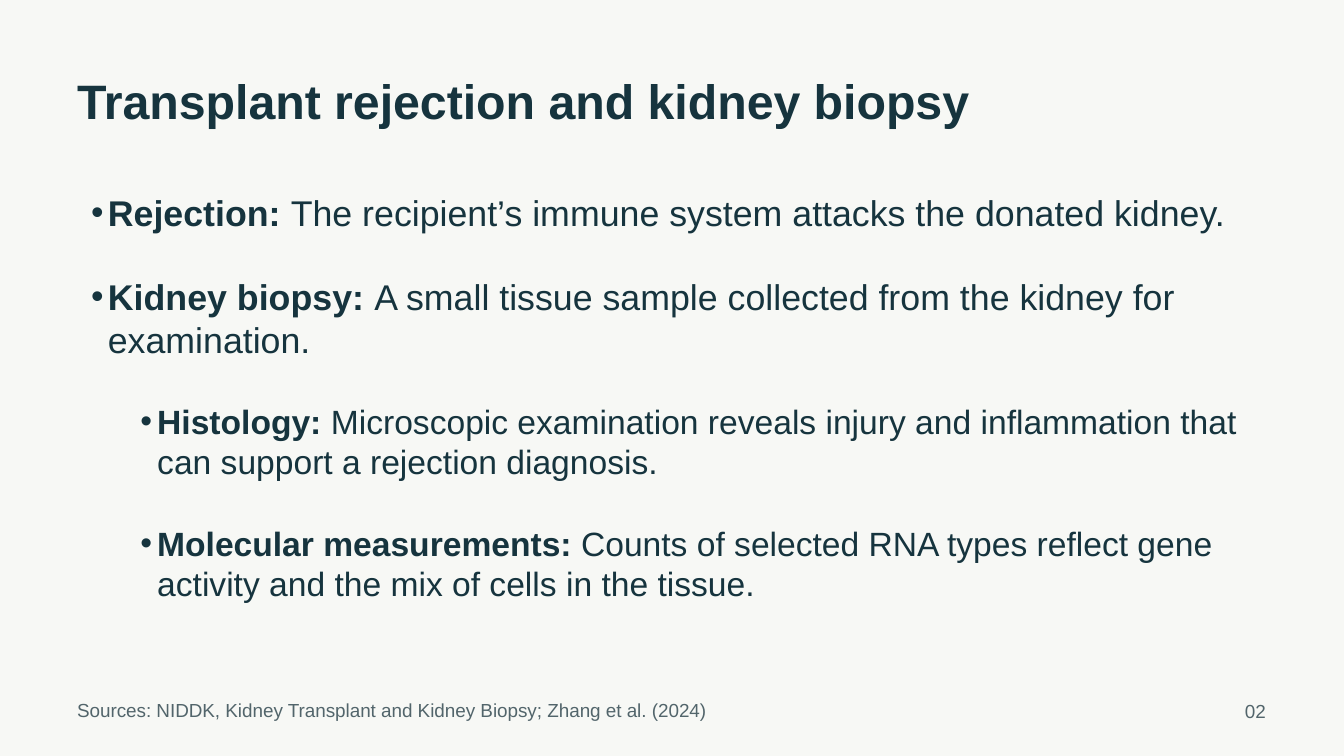
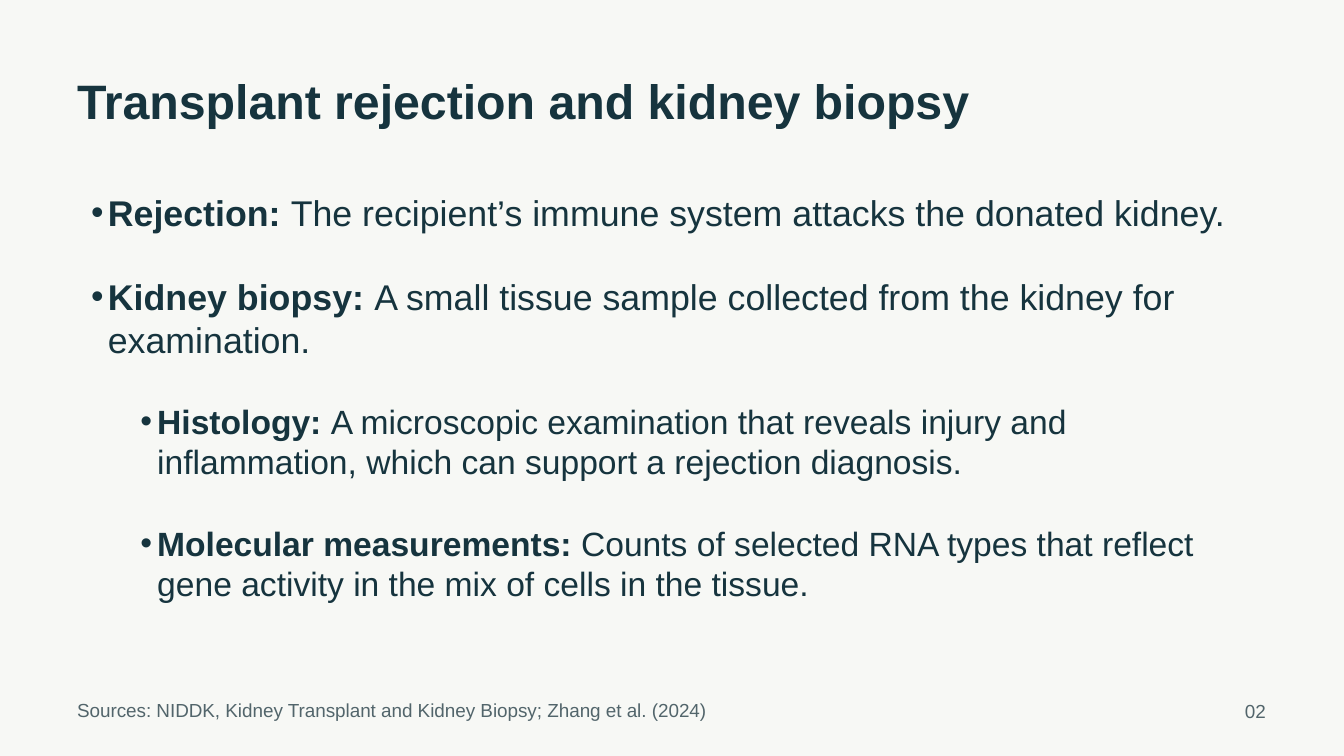
Before and after one commit to ca34525/Kidney-Biopsy-Rejection-Classifier, a slide deck: slide 2 of presentation/unos_kidney_biopsy.pptx. Drawn at 1344x756 pixels with LibreOffice and Linux fonts; fonts in the diff are those of the drawing. Boxes give left, top, right and bottom in pixels: in the first picture for what was removed or moved away, otherwise in the second. Text is boxed around its words. In the diff, an @@ line names an element or a change of style, - is before the commit and + after.

```diff
--- a/presentation/unos_kidney_biopsy.pptx
+++ b/presentation/unos_kidney_biopsy.pptx
@@ text at [157,409,1066,481]: text changed @@
-• Histology: Microscopic examination reveals injury and inflammation that can support a rejection diagnosis.
+• Histology: A microscopic examination that reveals injury and inflammation, which can support a rejection diagnosis.
@@ text at [157,531,1193,603]: text changed @@
-• Molecular measurements: Counts of selected RNA types reflect gene activity and the mix of cells in the tissue.
+• Molecular measurements: Counts of selected RNA types that reflect gene activity in the mix of cells in the tissue.
```
Also in this commit, not shown: 3 other slides changed, 2 slides added, 7 slides removed, 44 other files.
